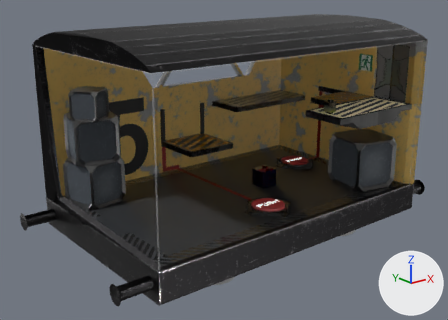
The OBJ model res/models/Levels/5/level5.obj: old version first, new version second.
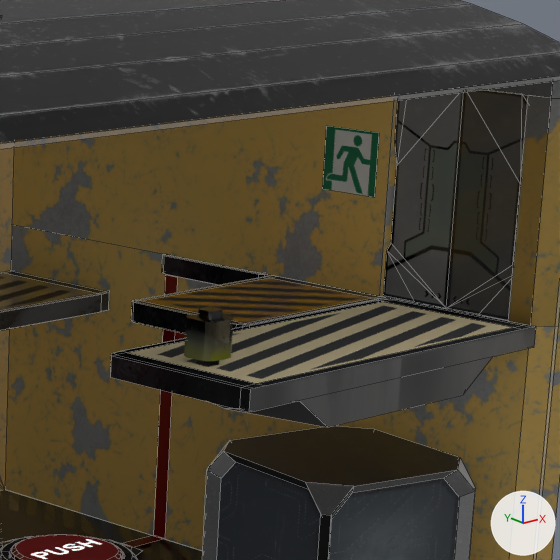
Old and new are each drawn whole from a camera (50 mm lens) standing at (46.39, -16.16, 7.79) and looking at (59.44, 0.15, 1.27) and again close up on the part from 62% to 93% of the width and 7% to 51% of the height. Every picture has the same lights, and +X, +Y and +Z are marked at lower right. The close-ups show mesh edges as thin lines. Where no turn or scale is listed for an object, it has been applied to the vertices. Vertices at the same position are counted once.

In view in the first close-up: 'D_left_door_5', 'D_right_door_5', 'F_floor_1.002', 'M_07_question_platform_7', 'M_07_question_platform_8', 'R_roof_1.002', 'S_corner_platform_1.002', 'S_door_platform_1.001', 'W_front_wall_inv_1.002', 'W_right_wall_down_1.002', 'W_right_wall_left_1.002', 'W_right_wall_right_1.002', 'X_kable2.003', 'Y_decoBox1_4.004'.
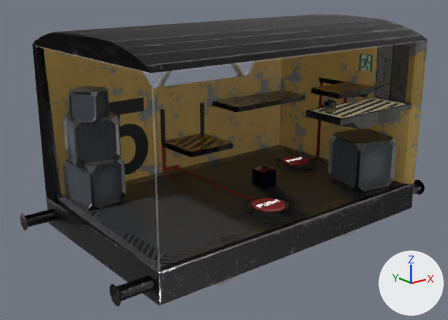
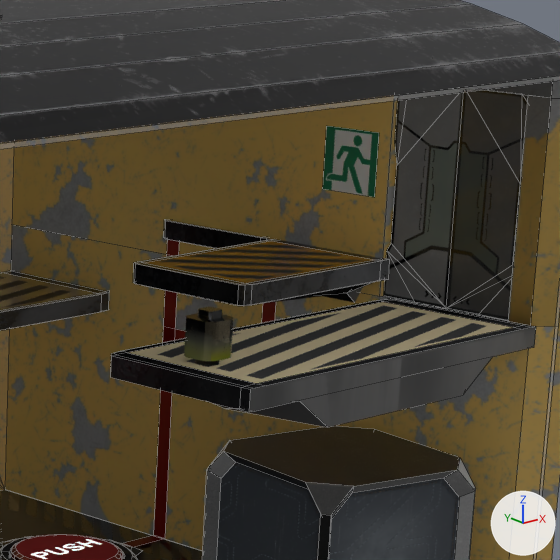
Commit message: higher platforms on lev5

Where the change shows, as pixel boxes (x1, y1, x2, y2) in the close-ups (560 x 560 px; the box of a moved part takes in the faces that stretch with it):
'M_07_question_platform_8', mesh moved
    before: (131, 275, 386, 334)
    after: (133, 239, 390, 306)
'X_kable2.003', reshaped
    before: (123, 275, 185, 547)
    after: (123, 240, 276, 547)
'M_07_question_platform_7', mesh moved
    before: (162, 254, 267, 285)
    after: (164, 219, 269, 248)
part 3 of me_x_kable2_003, moved or reshaped
    before: (159, 275, 178, 428)
    after: (159, 240, 179, 428)
part 4 of me_x_kable2_003, moved or reshaped (not visible before)
    after: (262, 302, 276, 323)

The change in detail:
me_m_07_question_platform_7 has 54 vertices, 49 faces and spans x 65.11..67.14, y -0.29..1.11, z 2.62..3.1.
me_m_07_question_platform_7 is used by ob_m_07_question_platform_7; location (0.0, 0.0, 0.0).
me_m_07_question_platform_7 part 1: the whole mesh is moved by (0.0, 0.0, 0.36).
me_m_07_question_platform_8 has 54 vertices, 49 faces and spans x 63.16..65.19, y -1.73..-0.33, z 2.62..3.1.
me_m_07_question_platform_8 is used by ob_m_07_question_platform_8; location (0.0, 0.0, 0.0).
me_m_07_question_platform_8 part 2: the whole mesh is moved by (0.0, 0.0, 0.36).
me_x_kable2_003 has 14 vertices, 4 faces and spans x 64.34..65.15, y -0.43..1.04, z 0.1..2.89.
me_x_kable2_003 is used by ob_x_kable2_003; location (0.0, 0.0, 0.0).
Part 3, on me_x_kable2_003:
Vertex 2 of me_x_kable2_003 moves from (65.15, 0.88, 2.89) at pixel (177, 277) to (65.15, 0.88, 3.28).
Vertex 3 of me_x_kable2_003 moves from (65.15, 1.04, 2.89) at pixel (165, 275) to (65.15, 1.04, 3.28).
Part 4, on me_x_kable2_003:
Vertex 8 of me_x_kable2_003 moves from (65.15, -0.43, 2.89) to (65.15, -0.43, 3.28).
Vertex 9 of me_x_kable2_003 moves from (65.15, -0.26, 2.89) to (65.15, -0.26, 3.28).
